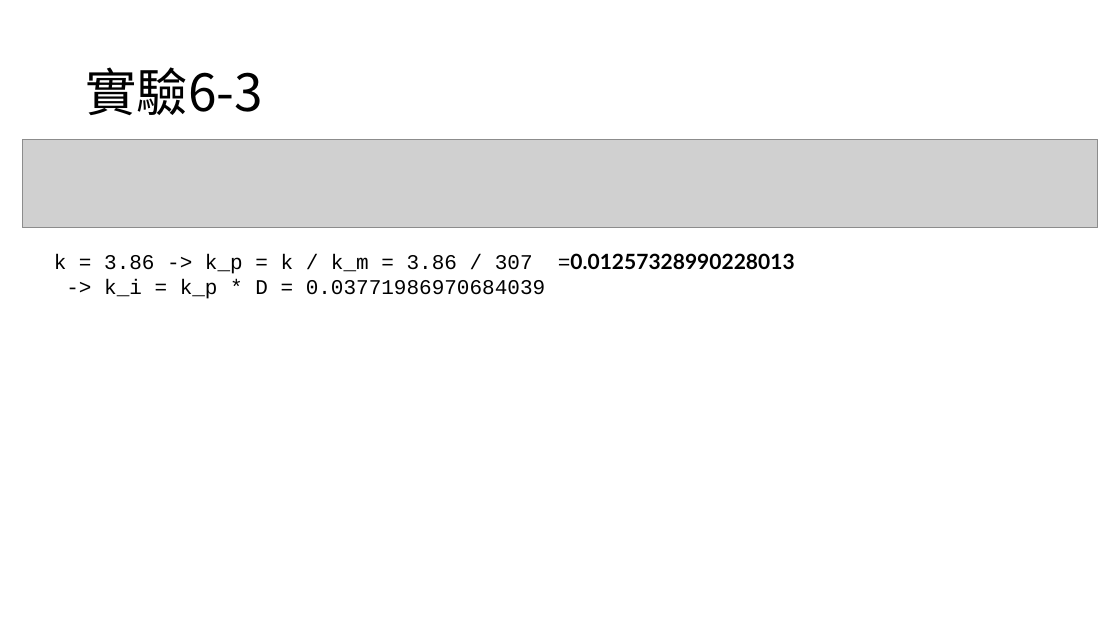
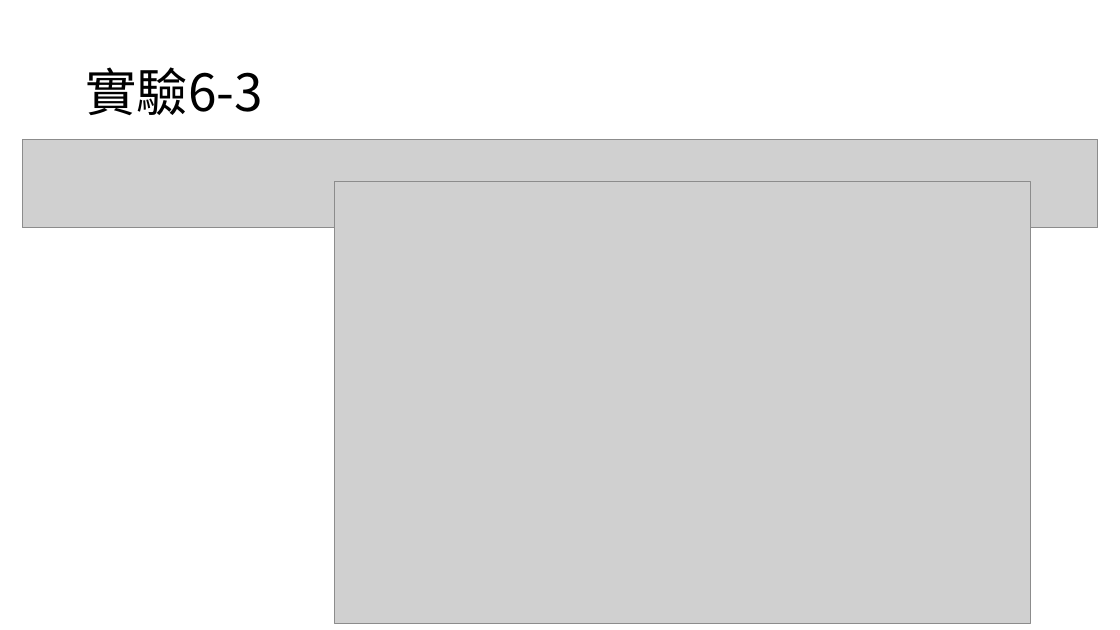
Before and after one commit to yeyi58095/control_lab, a slide deck: slide 12 of 實驗六/presentation/實驗六_第二組_葉彥辰_郭亮佑_蘇昱嘉.pptx. Drawn at 1120x630 pixels with LibreOffice and Linux fonts; fonts in the diff are those of the drawing; grey boxes stand for pictures. Boxes give left, top, right and bottom in pixels: in the first picture for what was removed or moved away, otherwise in the second. Text is boxed around its words. In the diff, an @@ line names an element or a change of style, - is before the commit and + after.

```diff
--- a/實驗六/presentation/實驗六_第二組_葉彥辰_郭亮佑_蘇昱嘉.pptx
+++ b/實驗六/presentation/實驗六_第二組_葉彥辰_郭亮佑_蘇昱嘉.pptx
@@ picture added at (x1=334, y1=181, x2=1031, y2=623) @@
@@ text removed at (x1=54, y1=254, x2=795, y2=299) @@
-k = 3.86 -> k_p = k / k_m = 3.86 / 307 =0.01257328990228013
--> k_i = k_p * D = 0.03771986970684039
```
Also in this commit, not shown: 3 other slides changed, 3 other files.
